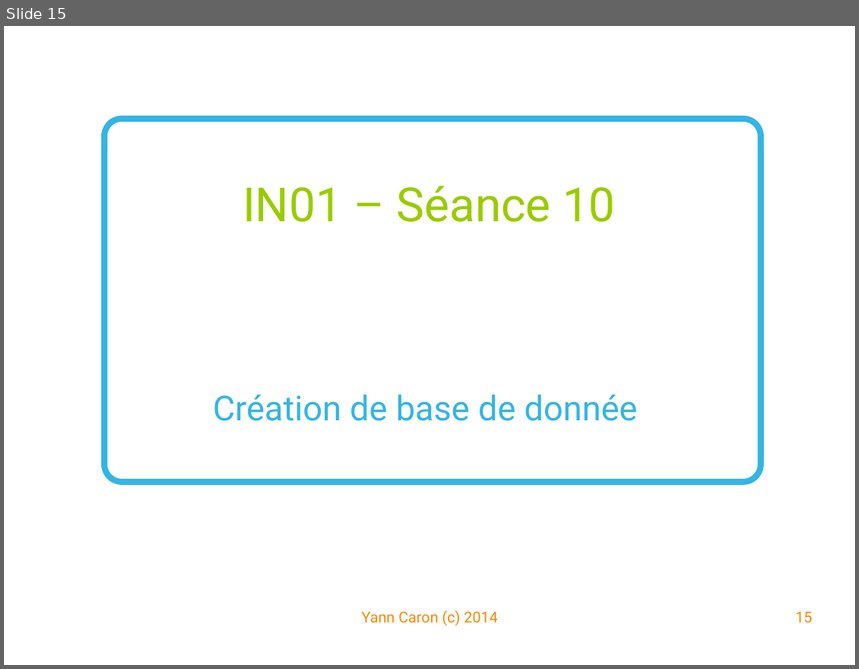
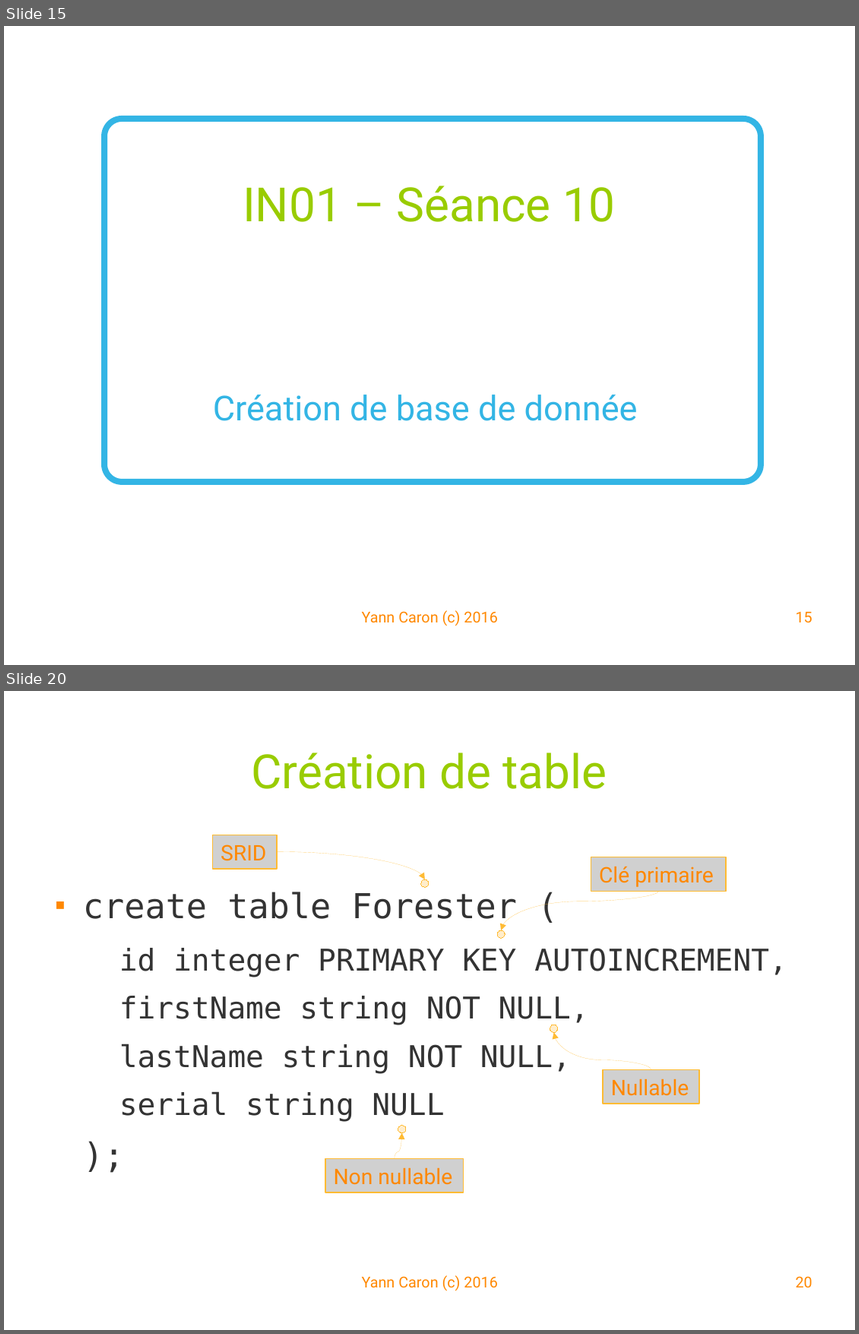
Before and after one commit to YannCaron/Android-ENSG, a slide deck: 10 - Spatialite.odp. Shown one above the other, each under a label of ours: slide 15 before the commit, slides 15 and 20 after it; the slides between them are not shown. The pictures are 859x669 and 859x1334 pixels, drawn with LibreOffice and Linux fonts; fonts in the diff are those of the drawing; grey boxes stand for pictures; background and template pictures are left out. Boxes give left, top, right and bottom in pixels: in the first picture for what was removed or moved away, otherwise in the second. Text is boxed around its words. In the diff, an @@ line names an element or a change of style, - is before the commit and + after.

```diff
--- a/10 - Spatialite.odp
+++ b/10 - Spatialite.odp
@@ slide 20 added at (4, 691, 855, 1330), background #FFFFFF @@
@@ title added at (251, 753, 607, 789), 44 pt, text #99CC00 @@
+Création de table
@@ picture added at (212, 835, 277, 869), 20 pt, text #FF8800 @@
+SRID
@@ curved arrow added from (277, 851) to (425, 879), #FFBB33 0 pt @@
@@ picture added at (591, 857, 726, 891), 20 pt, text #FF8800 @@
+Clé primaire
@@ text added at (83, 892, 788, 1122), 28 pt, text #333333 @@
+■ create table Forester (
+  id integer PRIMARY KEY AUTOINCREMENT,
+  firstName string NOT NULL,
+  lastName string NOT NULL,
+  serial string NULL
+);
@@ ellipse added at (421, 879, 429, 887), fill #FFBB33 at 25% opacity, outline #FFBB33 0 pt @@
@@ curved arrow added from (658, 891) to (502, 930), #FFBB33 0 pt @@
@@ ellipse added at (497, 930, 506, 938), fill #FFBB33 at 25% opacity, outline #FFBB33 0 pt @@
@@ ellipse added at (550, 1025, 558, 1032), fill #FFBB33 at 25% opacity, outline #FFBB33 0 pt @@
@@ curved arrow added from (652, 1069) to (554, 1032), #FFBB33 0 pt @@
@@ picture added at (604, 1069, 700, 1104), 20 pt, text #FF8800 @@
+Nullable
@@ curved arrow added from (394, 1158) to (401, 1133), #FFBB33 0 pt @@
@@ ellipse added at (398, 1125, 405, 1133), fill #FFBB33 at 25% opacity, outline #FFBB33 0 pt @@
@@ picture added at (325, 1158, 464, 1193), 20 pt, text #FF8800 @@
+Non nullable
@@ text added at (362, 1275, 497, 1291), 14 pt, text #FF8800 @@
+Yann Caron (c) 2016
@@ page number added at (796, 1276, 813, 1288), 14 pt, text #FF8800 @@
+20
@@ slide 15 changed as well @@
@@ text at (362, 610, 497, 626): text changed @@
-Yann Caron (c) 2014
+Yann Caron (c) 2016
```
Also in this commit, not shown: 19 other slides changed, 24 other slides added, 2 slides removed, 3 other files.
